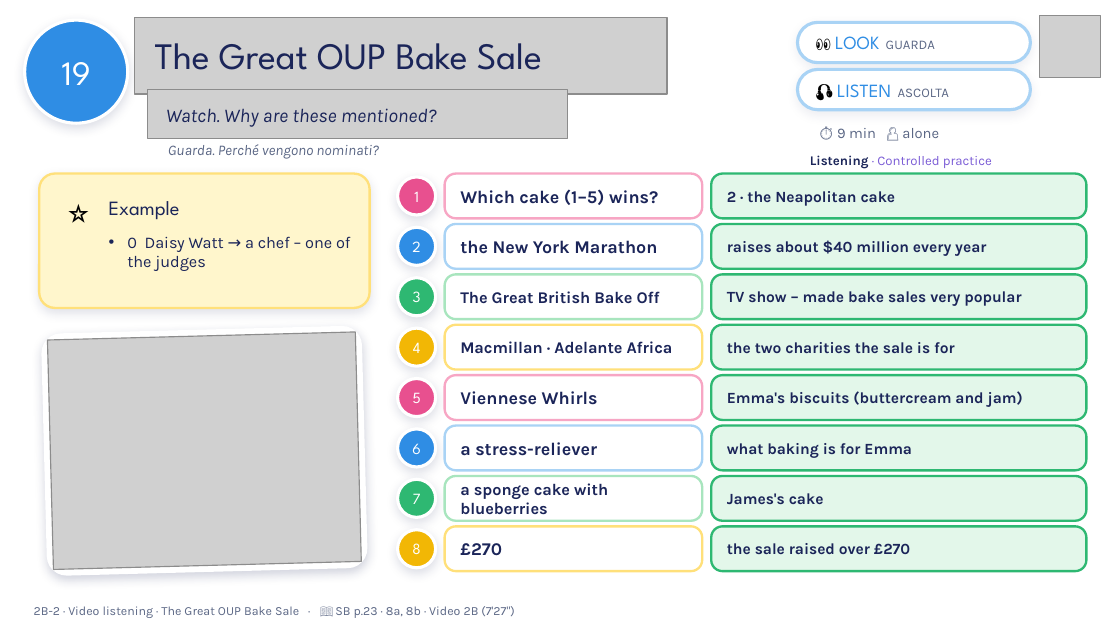
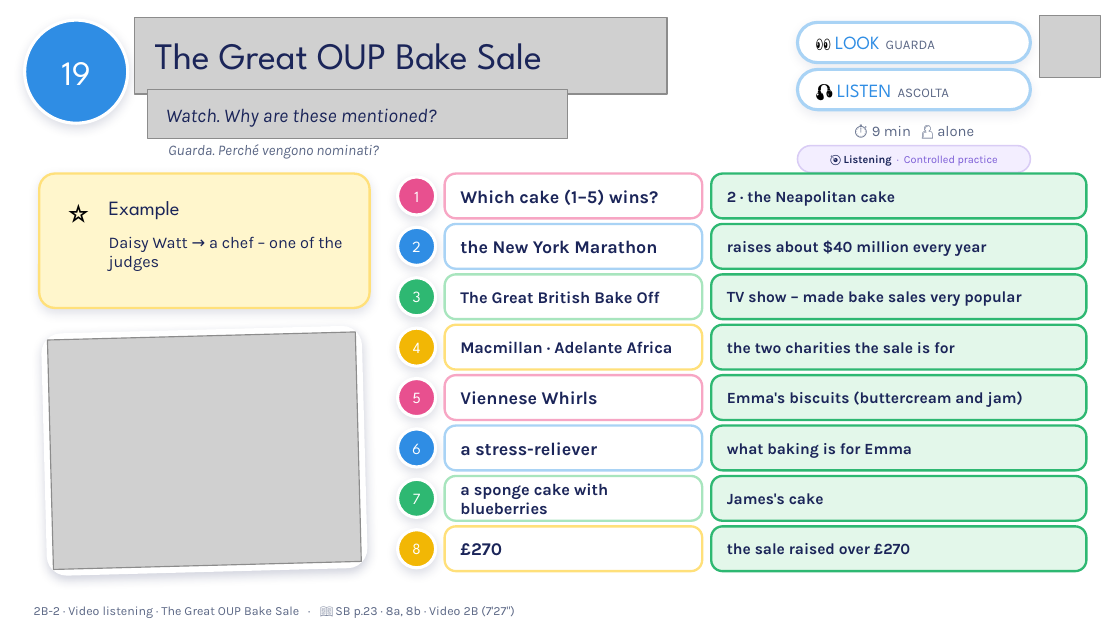
Before and after one commit to londonlanguageschool/Bagheria-, a slide deck: slide 19 of materials/B1/B1_2B-2_Changing_lives.pptx. Drawn at 1120x630 pixels with LibreOffice and Linux fonts; fonts in the diff are those of the drawing; grey boxes stand for pictures; background and template pictures are left out. Boxes give left, top, right and bottom in pixels: in the first picture for what was removed or moved away, otherwise in the second. Text is boxed around its words. In the diff, an @@ line names an element or a change of style, - is before the commit and + after.

```diff
--- a/materials/B1/B1_2B-2_Changing_lives.pptx
+++ b/materials/B1/B1_2B-2_Changing_lives.pptx
@@ text "⏱ 9 min 👤 alone": place and size @@
-text "⏱ 9 min 👤 alone" at (837,128,939,138)
+text "⏱ 9 min 👤 alone" at (872,126,974,136)
@@ text "⏱ 9 min 👤 alone" at (872,126,974,136): alignment left to centre @@
@@ rounded rectangle "🎯 Listening · Controlled practice": place and size @@
-rounded rectangle "🎯 Listening · Controlled practice" at (810,155,992,169)
+rounded rectangle "🎯 Listening · Controlled practice" at (797,146,1030,172)
@@ rounded rectangle "🎯 Listening · Controlled practice" at (797,146,1030,172): fill none to #F3EEFF; outline none to #D9CCF5 1 pt @@
@@ text in rounded rectangle at (844,155,998,166): text changed; size 8.5 to 7 pt @@
-Listening · Controlled practice
+🎯 Listening · Controlled practice
@@ text at (109,236,342,271): text changed @@
-• 0 Daisy Watt → a chef – one of the judges
+Daisy Watt → a chef – one of the judges
```
Also in this commit, not shown: 21 other slides changed, 29 other files.
